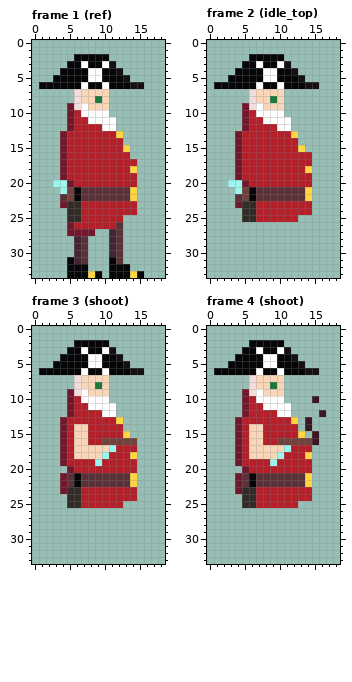
Pixel-art file: assets/pirate.aseprite. Above, as it was before the edit.
19x34 pixels, 14 frames. Shown: frame 1 (ref), frame 2 (idle_top), frame 3 (shoot), frame 4 (shoot). The commit also changed other frames, which this record leaves out.
New version:
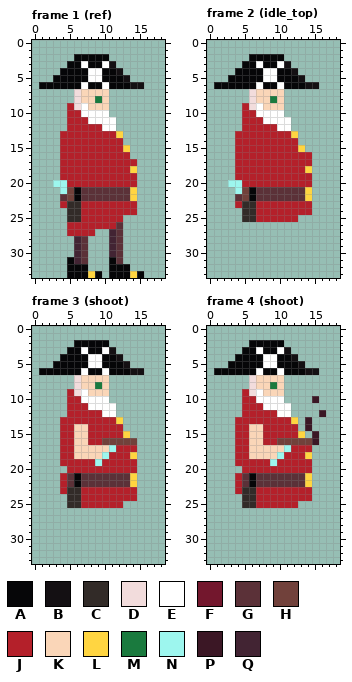
Palette (. is transparent): A #060608  B #141013  C #322b28  D #f2dcdc  E #ffffff  F #73172d  G #5b3138  H #71413b  J #b4202a  K #fad6b8  L #ffd541  M #1a7a3e  N #9df6ee  P #3b1725  Q #422433
Difference:
{"where": "frame 1 (ref), layer \"Layer 1\""}
{"frame":1,"y":9,"x":5,"old":"F","new":"J"}
{"frame":1,"y":10,"x":5,"old":"F","new":"J"}
{"frame":1,"y":11,"x":5,"old":"F","new":"J"}
{"frame":1,"y":12,"x":5,"old":"F","new":"J"}
{"frame":1,"y":13,"x":4,"old":"F","new":"J"}
{"frame":1,"y":14,"x":4,"old":"F","new":"J"}
{"frame":1,"y":15,"x":4,"old":"F","new":"J"}
{"frame":1,"y":16,"x":4,"old":"F","new":"J"}
{"frame":1,"y":17,"x":4,"old":"F","new":"J"}
{"frame":1,"y":18,"x":4,"old":"F","new":"J"}
{"frame":1,"y":19,"x":4,"old":"F","new":"J"}
{"frame":1,"y":20,"x":5,"old":"F","new":"J"}
{"frame":1,"y":23,"x":4,"old":"F","new":"J"}
{"frame":1,"y":26,"x":5,"old":"F","new":"J"}
{"frame":1,"y":27,"x":5,"old":"FFFF","new":"JJJJ"}
{"where": "frame 2 (idle_top), layer \"Layer 1\""}
{"frame":2,"y":9,"x":5,"old":"F","new":"J"}
{"frame":2,"y":10,"x":5,"old":"F","new":"J"}
{"frame":2,"y":11,"x":5,"old":"F","new":"J"}
{"frame":2,"y":12,"x":5,"old":"F","new":"J"}
{"frame":2,"y":13,"x":4,"old":"F","new":"J"}
{"frame":2,"y":14,"x":4,"old":"F","new":"J"}
{"frame":2,"y":15,"x":4,"old":"F","new":"J"}
{"frame":2,"y":16,"x":4,"old":"F","new":"J"}
{"frame":2,"y":17,"x":4,"old":"F","new":"J"}
{"frame":2,"y":18,"x":4,"old":"F","new":"J"}
{"frame":2,"y":19,"x":4,"old":"F","new":"J"}
{"frame":2,"y":20,"x":5,"old":"F","new":"J"}
{"frame":2,"y":23,"x":4,"old":"F","new":"J"}
{"where": "frame 3 (shoot), layer \"Layer 1\""}
{"frame":3,"y":9,"x":5,"old":"F","new":"J"}
{"frame":3,"y":10,"x":5,"old":"F","new":"J"}
{"frame":3,"y":11,"x":5,"old":"F","new":"J"}
{"frame":3,"y":12,"x":5,"old":"F","new":"J"}
{"frame":3,"y":13,"x":4,"old":"F","new":"J"}
{"frame":3,"y":14,"x":4,"old":"F","new":"J"}
{"frame":3,"y":15,"x":4,"old":"F","new":"J"}
{"frame":3,"y":16,"x":4,"old":"F","new":"J"}
{"frame":3,"y":17,"x":4,"old":"F","new":"J"}
{"frame":3,"y":18,"x":4,"old":"F","new":"J"}
{"frame":3,"y":19,"x":4,"old":"F","new":"J"}
{"frame":3,"y":20,"x":5,"old":"F","new":"J"}
{"frame":3,"y":21,"x":4,"old":"F","new":"J"}
{"frame":3,"y":22,"x":4,"old":"F","new":"J"}
{"frame":3,"y":23,"x":4,"old":"F","new":"J"}
{"where": "frame 4 (shoot), layer \"Layer 1\""}
{"frame":4,"y":9,"x":5,"old":"F","new":"J"}
{"frame":4,"y":10,"x":5,"old":"F","new":"J"}
{"frame":4,"y":11,"x":5,"old":"F","new":"J"}
{"frame":4,"y":12,"x":5,"old":"F","new":"J"}
{"frame":4,"y":13,"x":4,"old":"F","new":"J"}
{"frame":4,"y":14,"x":4,"old":"F","new":"J"}
{"frame":4,"y":15,"x":4,"old":"F","new":"J"}
{"frame":4,"y":16,"x":4,"old":"F","new":"J"}
{"frame":4,"y":17,"x":4,"old":"F","new":"J"}
{"frame":4,"y":18,"x":4,"old":"F","new":"J"}
{"frame":4,"y":19,"x":4,"old":"F","new":"J"}
{"frame":4,"y":20,"x":5,"old":"F","new":"J"}
{"frame":4,"y":21,"x":4,"old":"F","new":"J"}
{"frame":4,"y":22,"x":4,"old":"F","new":"J"}
{"frame":4,"y":23,"x":4,"old":"F","new":"J"}
